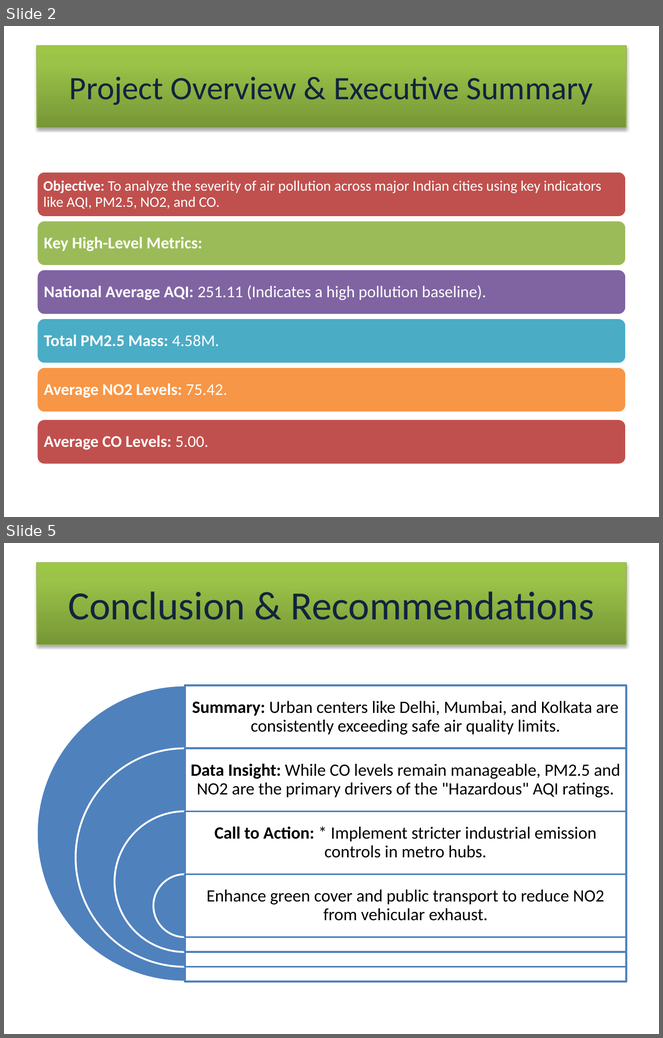
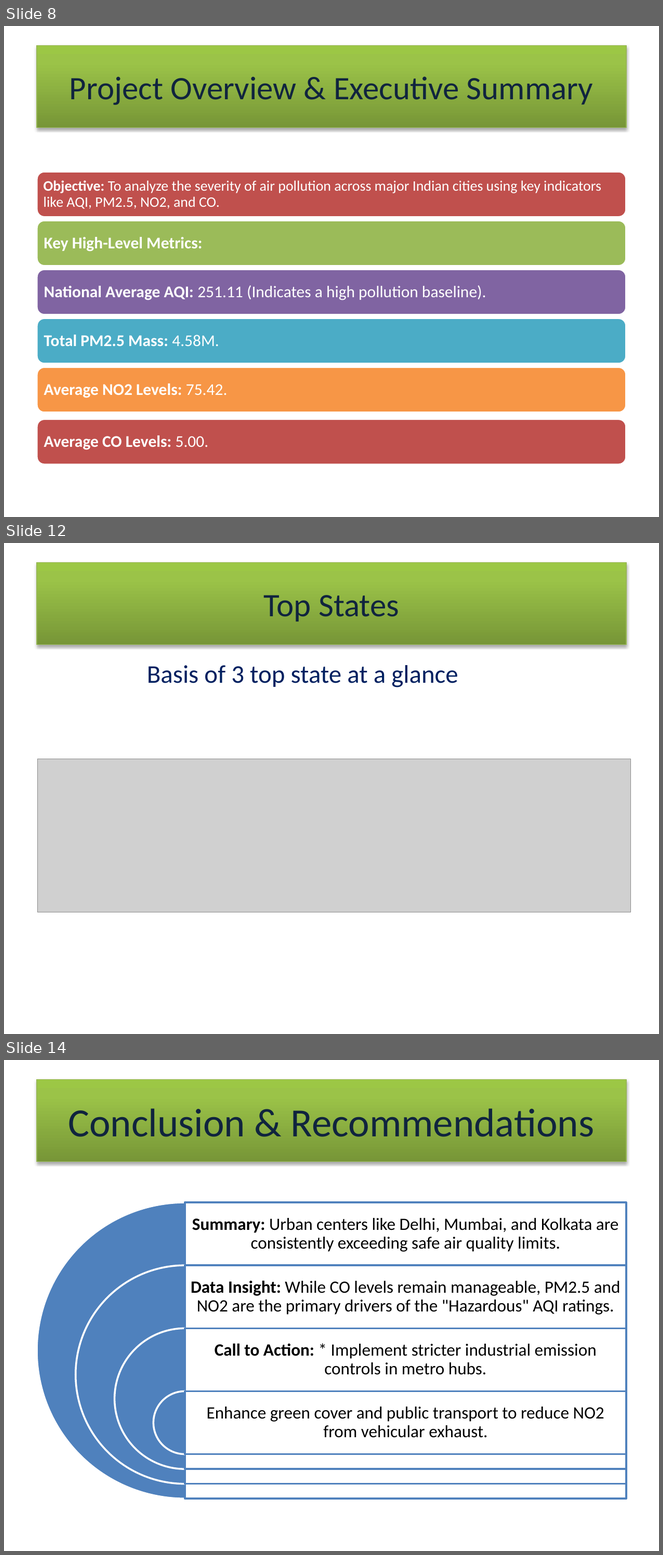
Before and after one commit to lopa3399/IT-anudip, a slide deck: PowerBI/project/The Air We Breathe.pptx. Shown one above the other, each under a label of ours: slides 2 and 5 before the commit, slides 8, 12 and 14 after it; the slides between them are not shown. The pictures are 663x1038 and 663x1555 pixels, drawn with LibreOffice and Linux fonts; fonts in the diff are those of the drawing; grey boxes stand for pictures. Boxes give left, top, right and bottom in pixels: in the first picture for what was removed or moved away, otherwise in the second. Text is boxed around its words. In the diff, an @@ line names an element or a change of style, - is before the commit and + after.

```diff
--- a/PowerBI/project/The Air We Breathe.pptx
+++ b/PowerBI/project/The Air We Breathe.pptx
@@ slide 12 added at (x1=4, y1=543, x2=659, y2=1034), background #FFFFFF @@
@@ title added at (x1=37, y1=563, x2=626, y2=644), fill gradient #779737 to #9BC348 to #9DC746, outline #98B955 0.75 pt, 36 pt, text #0F243E @@
+Top States
@@ text added at (x1=147, y1=665, x2=458, y2=688), 28 pt, text #002060 @@
+Basis of 3 top state at a glance
@@ picture added at (x1=37, y1=759, x2=631, y2=913) @@
@@ what was slide 2 is now slide 8 @@
@@ what was slide 5 is now slide 14 @@
```
Also in this commit, not shown: 4 slides changed, 10 other slides added, 3 slides removed, 25 other files.
